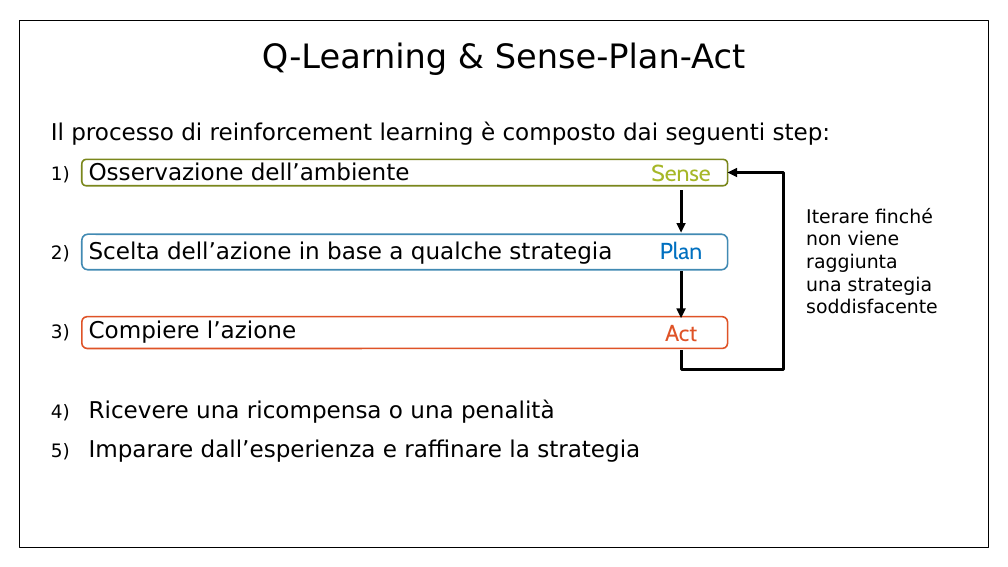
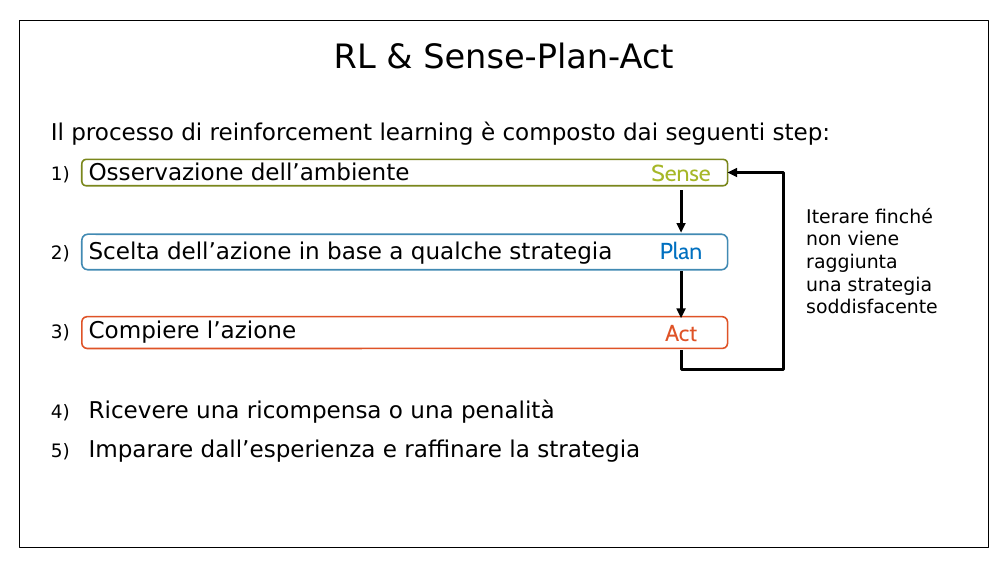
Before and after one commit to Ale1991/IntelligentSystemsLab, a slide deck: slide 8 of Presentazione_RLBrain.pptx. Drawn at 1008x567 pixels with LibreOffice and Linux fonts; fonts in the diff are those of the drawing. Boxes give left, top, right and bottom in pixels: in the first picture for what was removed or moved away, otherwise in the second. Text is boxed around its words. In the diff, an @@ line names an element or a change of style, - is before the commit and + after.

```diff
--- a/Presentazione_RLBrain.pptx
+++ b/Presentazione_RLBrain.pptx
@@ title at bbox=[334, 42, 673, 69]: text changed @@
-Q-Learning & Sense-Plan-Act
+RL & Sense-Plan-Act
```
Also in this commit, not shown: 5 other slides changed, 6 slides added, 2 slides removed.
